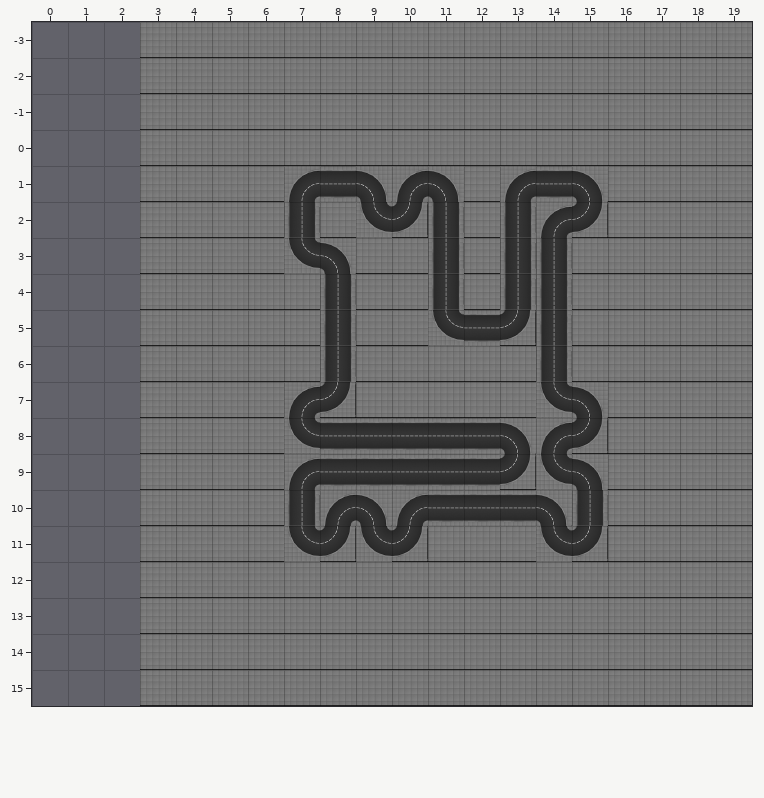
Tiled map -- gbBundle/scenes/level_14.tmx. Above, as it was before the edit.
Cells are 128x128 px. Shown: x 0..19, y -3..15. The old version is drawn lined up with the new one.
Now the later version:
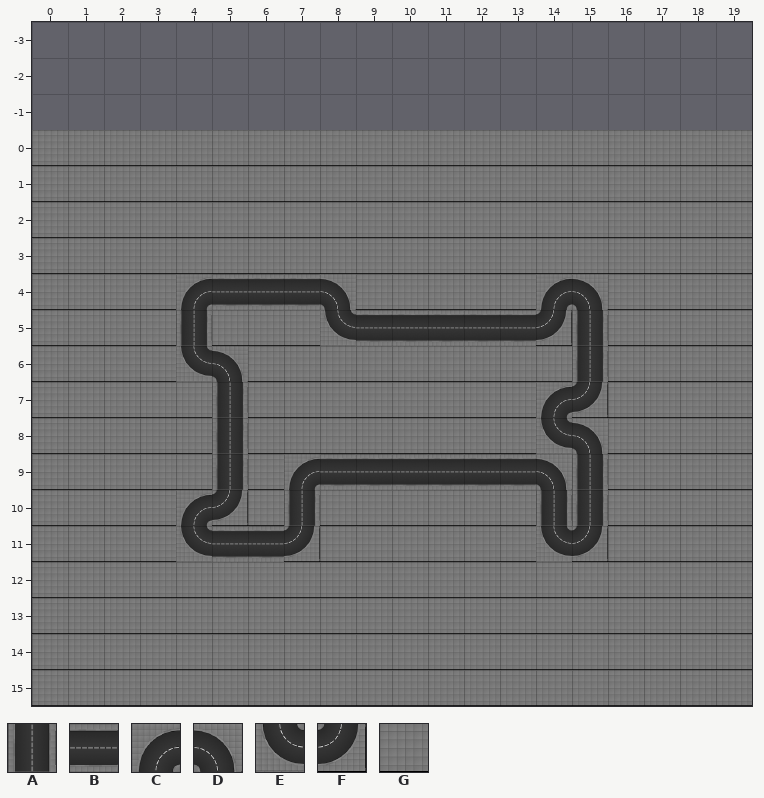
Key: from "track_01": A 0, B 1, C 7, D 8, E 14, F 15, G 21.
_ is an empty cell.
Edits made:
map size 17x19 -> 20x16 cells (old content now starts at 3,-3; both pictures use the new coordinates)
Layer "track":
y -3..-1: x 3..19 GGGGGGGGGGGGGGGGG -> _________________
y 0: x 0..2 ___ -> GGG
y 1: x 0..2 ___ -> GGG; x 7..11 CBDCD -> GGGGG; x 13..15 CBD -> GGG
y 2: x 0..2 ___ -> GGG; x 7 A -> G; x 9..11 EFA -> GGG; x 13..15 ACF -> GGG
y 3: x 0..2 ___ -> GGG; x 7..8 ED -> GG; x 11 A -> G; x 13..14 AA -> GG
y 4: x 0..2 ___ -> GGG; x 4..8 GGGGA -> CBBBD; x 11 A -> G; x 13..15 AAG -> GCD
y 5: x 0..2 ___ -> GGG; x 4 G -> A; x 8..11 AGGE -> EBBB; x 13..15 FAG -> BFA
y 6: x 0..2 ___ -> GGG; x 4..5 GG -> ED; x 8 A -> G; x 14..15 AG -> GA
y 7: x 0..2 ___ -> GGG; x 5 G -> A; x 7..8 CF -> GG; x 14..15 ED -> CF
y 8: x 0..2 ___ -> GGG; x 5 G -> A; x 7..15 EBBBBBDCF -> GGGGGGGED
y 9: x 0..2 ___ -> GGG; x 5 G -> A; x 13..15 FED -> BDA
y 10: x 0..2 ___ -> GGG; x 4..5 GG -> CF; x 8..14 CDCBBBD -> GGGGGGA
y 11: x 0..2 ___ -> GGG; x 4..10 GGGEFEF -> EBBFGGG
y 12..15: x 0..2 ___ -> GGG
